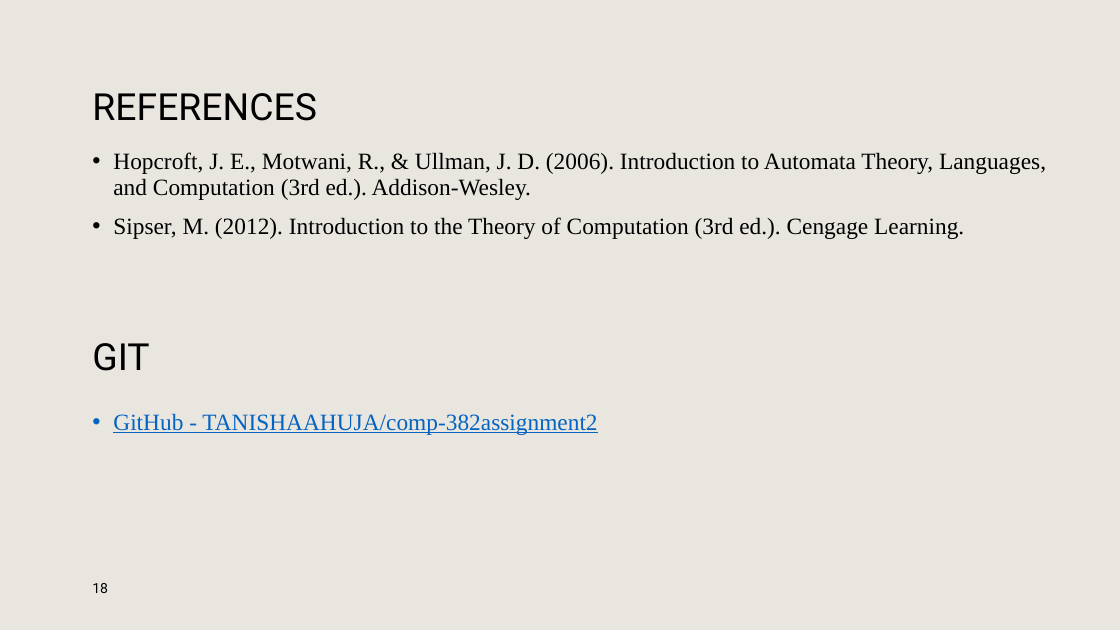
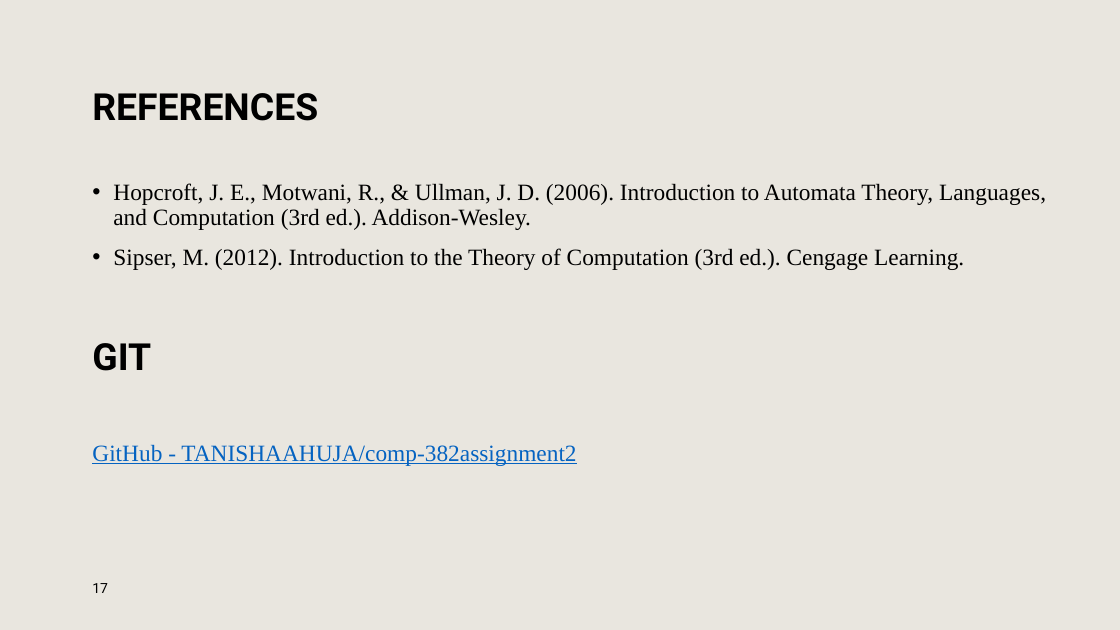
Before and after one commit to TANISHAAHUJA/comp-382assignment2, a slide deck: slide 17 of Comp382_ON1_A2_T1.pptx (slide 18 before the commit). Drawn at 1120x630 pixels with LibreOffice and Linux fonts; fonts in the diff are those of the drawing; background and template pictures are left out. Boxes give left, top, right and bottom in pixels: in the first picture for what was removed or moved away, otherwise in the second. Text is boxed around its words. In the diff, an @@ line names an element or a change of style, - is before the commit and + after.

```diff
--- a/Comp382_ON1_A2_T1.pptx
+++ b/Comp382_ON1_A2_T1.pptx
@@ title "REFERENCES" at bbox=[92, 93, 318, 121]: bold on @@
@@ text "Hopcroft, J. E., Motwani, R., ...": place and size @@
-text "Hopcroft, J. E., Motwani, R., ..." at bbox=[113, 152, 1046, 435]
+text "Hopcroft, J. E., Motwani, R., ..." at bbox=[92, 183, 1046, 466]
@@ text "GIT" at bbox=[92, 343, 151, 371]: bold on @@
@@ text at bbox=[92, 444, 576, 466]: bullet • to none @@
@@ page number at bbox=[92, 583, 108, 593]: text changed @@
-18
+17
```
Also in this commit, not shown: 9 other slides changed, 1 slide added, 2 slides removed.
